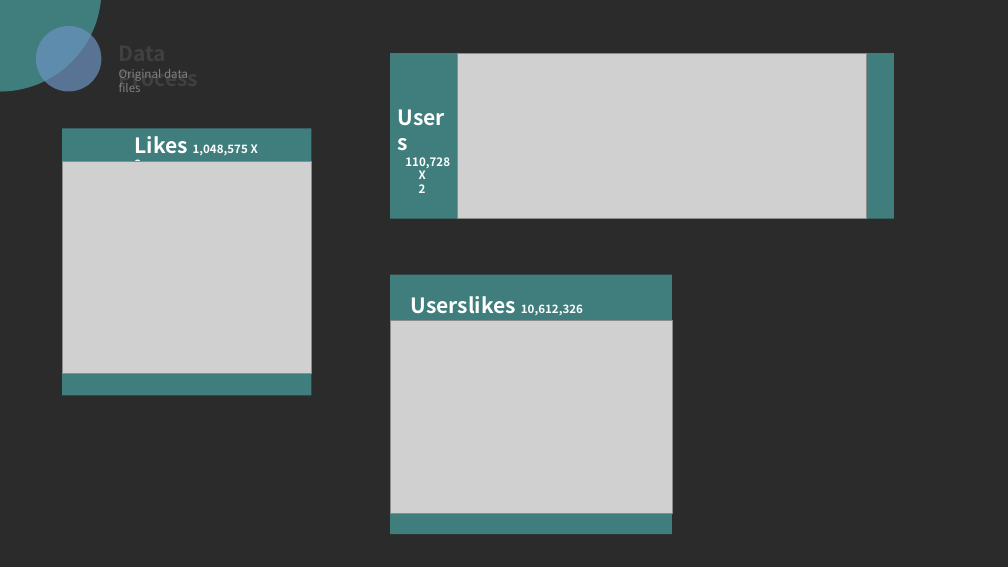
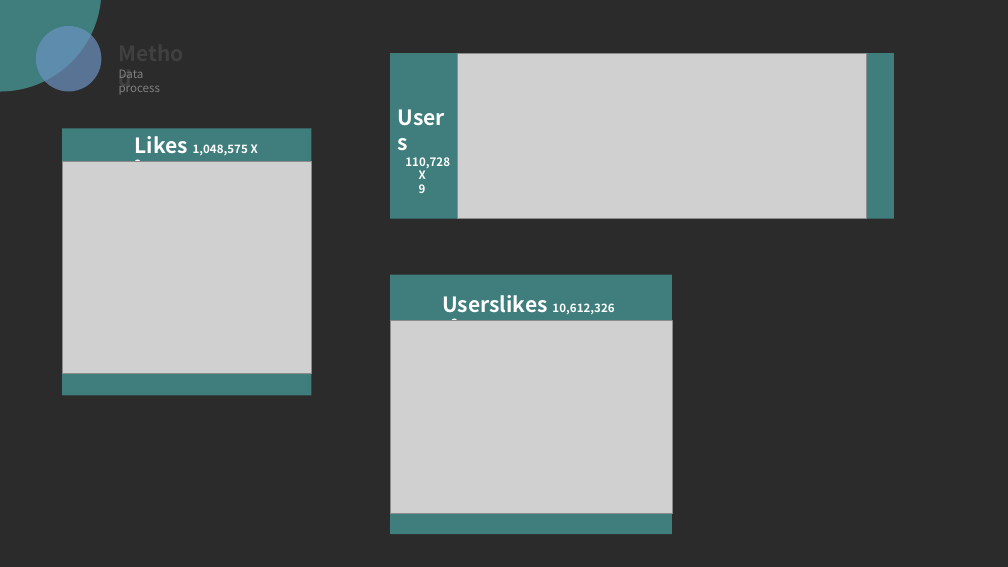
Before and after one commit to leasonliu/UIike, a slide deck: slide 5 of DM_PRESENTATION.pptx (slide 4 before the commit). Drawn at 1008x567 pixels with LibreOffice and Linux fonts; fonts in the diff are those of the drawing; grey boxes stand for pictures; background and template pictures are left out; a plain dark background stands for a picture behind light text. Boxes give left, top, right and bottom in pixels: in the first picture for what was removed or moved away, otherwise in the second. Text is boxed around its words. In the diff, an @@ line names an element or a change of style, - is before the commit and + after.

```diff
--- a/DM_PRESENTATION.pptx
+++ b/DM_PRESENTATION.pptx
@@ text at (119, 70, 160, 94): text changed @@
-Original data files
+Data process
@@ text at (119, 69, 199, 92): text changed @@
-Data Process
+Method
@@ text at (419, 184, 426, 193): text changed @@
-2
+9
@@ text "Userslikes 10,612,326 x 2": place and size @@
-text "Userslikes 10,612,326 x 2" at (411, 296, 583, 321)
+text "Userslikes 10,612,326 x 2" at (442, 295, 614, 321)
```
Also in this commit, not shown: 4 other slides changed, 15 slides added, 13 slides removed, 2 other files.
